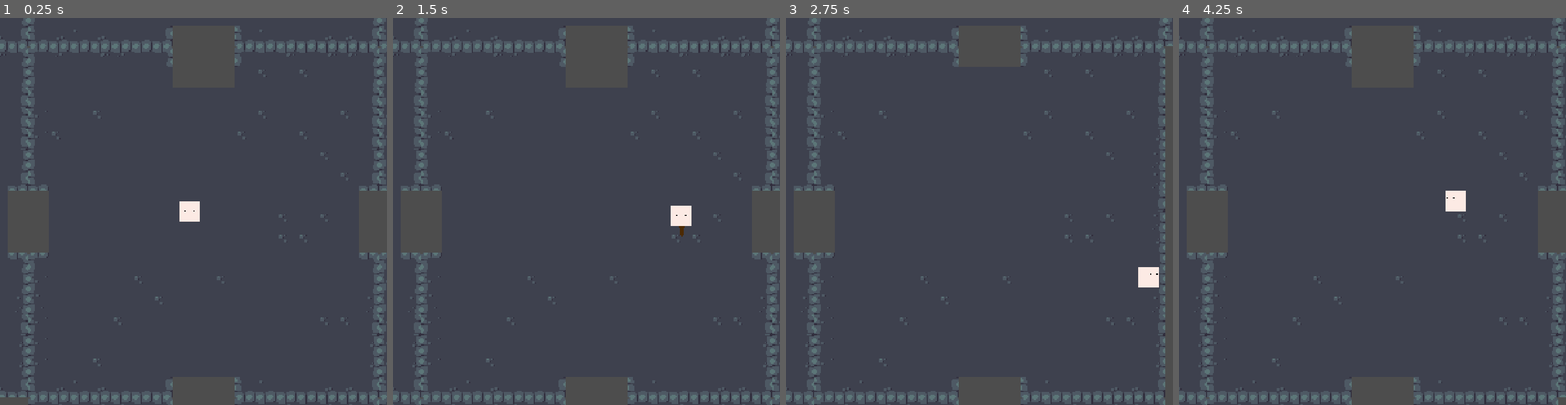
Above: before the commit, frames 1-4 (left to right).
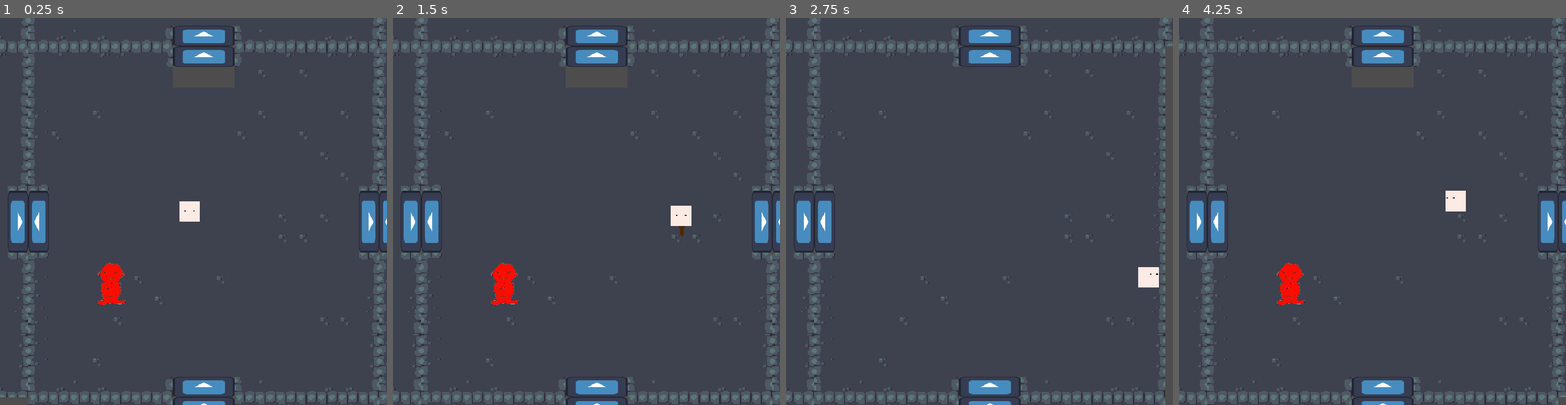
Above: after the commit, the same moments.

Repository: sinkinlimpson/IS-Project_Game-Development
Game: Godot game, scene res://testing_environment.tscn
Two runs of this game, one before a commit and one after it. Both use one fixed random seed, a clock stepped at 60 frames per second and the inputs below. The engine's default icon, where the game draws it, is replaced by a stand-in: a white triangle on a blue panel in a dark square.
Inputs (mouse positions are in pixels of both pictures, inside the frame that each line leads up to):
- Up to frame 1 (0.25 s): no input
- Up to frame 2 (1.5 s): tap Enter (ui_accept) at 0.5, 0.6, 0.77, 1.07 s; move the mouse to (671, 192) at 0.52 s; hold Right (ui_right) 0.53-1.28 s; move the mouse to (509, 230) at 1.27 s; hold Down (ui_down) from 1.28 s (still down); tap K (attack) at 1.35 s
- Up to frame 3 (2.75 s): tap Enter (ui_accept) at 1.52, 1.55, 1.82, 2.3 s; move the mouse to (1018, 126) at 2.02 s; release Down (ui_down) at 2.03 s; hold Right (ui_right) from 2.03 s (still down); tap L (dodgeRoll) at 2.1 s
- Up to frame 4 (4.25 s): move the mouse to (1353, 288) at 2.77 s; release Right (ui_right) at 2.78 s; hold Up (ui_up) 2.78-3.53 s; click (1353, 288) at 2.85 s; tap Enter (ui_accept) at 3.02, 3.05, 3.32, 3.6, 3.77, 4.07 s; move the mouse to (1488, 269) at 3.52 s; hold Left (ui_left) from 3.53 s (still down)

The runs differ from the first frame. In frame 1, 3.8% of the frame differs, in the area x 2-100%, y 2-100%; in frame 2, 3.8%; in frame 3, 2.6%; in frame 4, 3.8%.

Commit message:
Created door logic and began creating door + enemy spawning systems

Diff:
--- /dev/null
+++ b/door.tscn
@@ -0,0 +1,16 @@
+[gd_scene format=3 uid="uid://4hqdp20im6nx"]
+
+[ext_resource type="Texture2D" uid="uid://b7ntv15js6ebj" path="res://icon.svg" id="1_ba8gm"]
+
+[sub_resource type="RectangleShape2D" id="RectangleShape2D_ehluv"]
+size = Vector2(48, 16)
+
+[node name="Door" type="StaticBody2D" unique_id=1129959908 groups=["wall"]]
+
+[node name="Sprite2D" type="Sprite2D" parent="." unique_id=414282780]
+scale = Vector2(0.375, 0.12499999)
+texture = ExtResource("1_ba8gm")
+
+[node name="CollisionShape2D" type="CollisionShape2D" parent="." unique_id=1643178319]
+shape = SubResource("RectangleShape2D_ehluv")
+disabled = true
--- a/dungeon_generator.gd
+++ b/dungeon_generator.gd
@@ -34,8 +34,6 @@
 
 	if is_instance_valid(camera) and camera.has_method("snapToPlayer"):
 		camera.snapToPlayer()
-
-	printDungeonLayout()
 
 func _ready():
 	for x in range(1, 16):
--- /dev/null
+++ b/enemy_spawner.gd
@@ -0,0 +1,11 @@
+extends Area2D
+
+@export var enemy: PackedScene
+
+func _ready():
+	pass
+
+func spawnEnemies():
+	var enemyInstance = enemy.instantiate()
+	enemyInstance.position = position
+	get_parent().add_child(enemyInstance)
--- /dev/null
+++ b/enemy_spawner.tscn
@@ -0,0 +1,13 @@
+[gd_scene format=3 uid="uid://cc7e7ydetwqlo"]
+
+[ext_resource type="Script" uid="uid://bifhtnhvxsqx1" path="res://enemy_spawner.gd" id="1_00s5r"]
+[ext_resource type="PackedScene" uid="uid://c5phsoaq3oxtf" path="res://enemy.tscn" id="2_63vqd"]
+
+[sub_resource type="CircleShape2D" id="CircleShape2D_ehluv"]
+
+[node name="EnemySpawner" type="Area2D" unique_id=1531457240]
+script = ExtResource("1_00s5r")
+enemy = ExtResource("2_63vqd")
+
+[node name="CollisionShape2D" type="CollisionShape2D" parent="." unique_id=177255227]
+shape = SubResource("CircleShape2D_ehluv")
--- a/rooms/boss_1.tscn
+++ b/rooms/boss_1.tscn
@@ -8,7 +8,7 @@
 script = ExtResource("1_lskdk")
 hasSouth = true
 
-[node name="TileMapLayer" type="TileMapLayer" parent="." unique_id=1310045984]
+[node name="TileMapLayer" type="TileMapLayer" parent="." unique_id=1310045984 groups=["wall"]]
 texture_filter = 1
 tile_map_data = PackedByteArray("AAAIAAgAAAAGAAYAAAAIAAcAAAAGAAUAAAAIAAYAAAAGAAUAAAAIAAUAAAAEABEAAAAIAAQAAAAGAAQAAAAIAA …(4496 unchanged characters)…
 tile_set = ExtResource("2_jc3ml")
--- a/rooms/boss_2.tscn
+++ b/rooms/boss_2.tscn
@@ -8,7 +8,7 @@
 script = ExtResource("1_sn3hj")
 hasNorth = true
 
-[node name="TileMapLayer" type="TileMapLayer" parent="." unique_id=1310045984]
+[node name="TileMapLayer" type="TileMapLayer" parent="." unique_id=1310045984 groups=["wall"]]
 texture_filter = 1
 tile_map_data = PackedByteArray("AAAIAAgAAAAGAAYAAAAIAAcAAAAGAAUAAAAIAAYAAAAGAAUAAAAIAAUAAAAEABEAAAAIAAQAAAAGAAQAAAAIAA …(4496 unchanged characters)…
 tile_set = ExtResource("2_o6tca")
--- a/rooms/boss_3.tscn
+++ b/rooms/boss_3.tscn
@@ -8,7 +8,7 @@
 script = ExtResource("1_c366p")
 hasWest = true
 
-[node name="TileMapLayer" type="TileMapLayer" parent="." unique_id=1310045984]
+[node name="TileMapLayer" type="TileMapLayer" parent="." unique_id=1310045984 groups=["wall"]]
 texture_filter = 1
 tile_map_data = PackedByteArray("AAAIAAgAAAAGAAYAAAAIAAcAAAAGAAUAAAAIAAYAAAAGAAUAAAAIAAUAAAAEABEAAAAIAAQAAAAGAAQAAAAIAA …(4496 unchanged characters)…
 tile_set = ExtResource("2_vyway")
--- a/rooms/boss_4.tscn
+++ b/rooms/boss_4.tscn
@@ -8,7 +8,7 @@
 script = ExtResource("1_6eefh")
 hasEast = true
 
-[node name="TileMapLayer" type="TileMapLayer" parent="." unique_id=1310045984]
+[node name="TileMapLayer" type="TileMapLayer" parent="." unique_id=1310045984 groups=["wall"]]
 texture_filter = 1
 tile_map_data = PackedByteArray("AAAIAAgAAAAGAAYAAAAIAAcAAAAGAAUAAAAIAAYAAAAGAAUAAAAIAAUAAAAEABEAAAAIAAQAAAAGAAQAAAAIAA …(4496 unchanged characters)…
 tile_set = ExtResource("2_eobie")
--- a/rooms/room.gd
+++ b/rooms/room.gd
@@ -5,11 +5,64 @@
 @export var hasEast: bool = false
 @export var hasWest: bool = false
 
-# Called when the node enters the scene tree for the first time.
-func _ready():
-	pass # Replace with function body.
+@export var door: PackedScene = preload("res://door.tscn")
+@export var debug_visuals: bool = true
+
+@export var hasEnemies: bool = false
+@export var enemyCount: int = 0
 
 
-# Called every frame. 'delta' is the elapsed time since the previous frame.
-func _process(delta):
-	pass
+var doorCoordinates = {
+	"north": Vector2(8, -120),
+	"south": Vector2(8, 136),
+	"east": Vector2(136, 8),
+	"west": Vector2(-120, 8)
+}
+
+func _ready():
+	print("[Room Debug] Initializing room: ", name)
+	print("  -> Flags | N:", hasNorth, " S:", hasSouth, " E:", hasEast, " W:", hasWest)
+
+	for child in get_children():
+		if child.scene_file_path == "res://enemy_spawner.tscn":
+			hasEnemies = true
+			enemyCount += 1
+
+	if not door:
+		push_error("[Room Debug] ERROR: door.tscn scene is NULL or failed to load!")
+		return
+
+	if hasNorth:
+		spawnDoor("north", doorCoordinates["north"], 0.0)
+	if hasSouth:
+		spawnDoor("south", doorCoordinates["south"], 0.0)
+	if hasEast:
+		spawnDoor("east", doorCoordinates["east"], PI/2)
+	if hasWest:
+		spawnDoor("west", doorCoordinates["west"], -PI/2)
+
+	spawnEnemies()
+
+func spawnEnemies():
+	if hasEnemies:
+		for child in get_children():
+			if child.scene_file_path == "res://enemy_spawner.tscn":
+				child.spawnEnemies()
+	else:
+		print("[Room Debug] No enemies to spawn in this room.")
+
+func spawnDoor(dir_name: String, pos: Vector2, rot: float):
+	var doorInstance = door.instantiate()
+	doorInstance.position = pos
+	doorInstance.rotation = rot
+	add_child(doorInstance)
+	print("  -> Spawned ", dir_name, " door at local pos: ", pos, " (Global: ", doorInstance.global_position, ")")
+
+	if debug_visuals:
+		create_debug_marker(pos)
+
+func create_debug_marker(pos: Vector2):
+	var marker = ColorRect.new()
+	marker.color = Color.RED
+	marker.size = Vector2(8, 8)
+	marker.position = pos - Vector2(4, 4)
--- a/rooms/room_1.tscn
+++ b/rooms/room_1.tscn
@@ -2,6 +2,7 @@
 
 [ext_resource type="TileSet" uid="uid://b7x23mj4xaec3" path="res://dungeon.tres" id="1_2otyv"]
 [ext_resource type="Script" uid="uid://dhtm3onggmbrn" path="res://rooms/room.gd" id="1_j6sld"]
+[ext_resource type="PackedScene" uid="uid://cc7e7ydetwqlo" path="res://enemy_spawner.tscn" id="3_31r0r"]
 
 [node name="room_1" type="Node2D" unique_id=686691244]
 script = ExtResource("1_j6sld")
@@ -10,7 +11,10 @@
 hasEast = true
 hasWest = true
 
-[node name="TileMapLayer" type="TileMapLayer" parent="." unique_id=1310045984]
+[node name="TileMapLayer" type="TileMapLayer" parent="." unique_id=1310045984 groups=["wall"]]
 texture_filter = 1
 tile_map_data = PackedByteArray("AAAIAAgAAAAGAAYAAAAIAAcAAAAGAAUAAAAIAAYAAAAGAAUAAAAIAAUAAAAEABEAAAAIAAQAAAAGAAQAAAAIAA …(4304 unchanged characters)…
 tile_set = ExtResource("1_2otyv")
+
+[node name="EnemySpawner" parent="." unique_id=1531457240 instance=ExtResource("3_31r0r")]
+position = Vector2(-64, 56)
--- a/rooms/room_10.tscn
+++ b/rooms/room_10.tscn
@@ -7,7 +7,7 @@
 script = ExtResource("1_5k225")
 hasWest = true
 
-[node name="TileMapLayer" type="TileMapLayer" parent="." unique_id=1310045984]
+[node name="TileMapLayer" type="TileMapLayer" parent="." unique_id=1310045984 groups=["wall"]]
 texture_filter = 1
 tile_map_data = PackedByteArray("AAAIAAgAAAAGAAYAAAAIAAcAAAAGAAUAAAAIAAYAAAAGAAUAAAAIAAUAAAAEABEAAAAIAAQAAAAGAAQAAAAIAA …(4496 unchanged characters)…
 tile_set = ExtResource("2_diolu")
--- a/rooms/room_11.tscn
+++ b/rooms/room_11.tscn
@@ -7,7 +7,7 @@
 script = ExtResource("1_c8i1i")
 hasEast = true
 
-[node name="TileMapLayer" type="TileMapLayer" parent="." unique_id=1310045984]
+[node name="TileMapLayer" type="TileMapLayer" parent="." unique_id=1310045984 groups=["wall"]]
 texture_filter = 1
 tile_map_data = PackedByteArray("AAAIAAgAAAAGAAYAAAAIAAcAAAAGAAUAAAAIAAYAAAAGAAUAAAAIAAUAAAAEABEAAAAIAAQAAAAGAAQAAAAIAA …(4496 unchanged characters)…
 tile_set = ExtResource("2_lpn1k")
--- a/rooms/room_12.tscn
+++ b/rooms/room_12.tscn
@@ -8,7 +8,7 @@
 hasSouth = true
 hasWest = true
 
-[node name="TileMapLayer" type="TileMapLayer" parent="." unique_id=1310045984]
+[node name="TileMapLayer" type="TileMapLayer" parent="." unique_id=1310045984 groups=["wall"]]
 texture_filter = 1
 tile_map_data = PackedByteArray("AAAIAAgAAAAGAAYAAAAIAAcAAAAGAAUAAAAIAAYAAAAGAAUAAAAIAAUAAAAEABEAAAAIAAQAAAAGAAQAAAAIAA …(4448 unchanged characters)…
 tile_set = ExtResource("2_61rpx")
--- a/rooms/room_13.tscn
+++ b/rooms/room_13.tscn
@@ -8,7 +8,7 @@
 hasSouth = true
 hasEast = true
 
-[node name="TileMapLayer" type="TileMapLayer" parent="." unique_id=1310045984]
+[node name="TileMapLayer" type="TileMapLayer" parent="." unique_id=1310045984 groups=["wall"]]
 texture_filter = 1
 tile_map_data = PackedByteArray("AAAIAAgAAAAGAAYAAAAIAAcAAAAGAAUAAAAIAAYAAAAGAAUAAAAIAAUAAAAEABEAAAAIAAQAAAAGAAQAAAAIAA …(4448 unchanged characters)…
 tile_set = ExtResource("2_jdinf")
--- a/rooms/room_14.tscn
+++ b/rooms/room_14.tscn
@@ -9,7 +9,7 @@
 hasSouth = true
 hasEast = true
 
-[node name="TileMapLayer" type="TileMapLayer" parent="." unique_id=1310045984]
+[node name="TileMapLayer" type="TileMapLayer" parent="." unique_id=1310045984 groups=["wall"]]
 texture_filter = 1
 tile_map_data = PackedByteArray("AAAIAAgAAAAGAAYAAAAIAAcAAAAGAAUAAAAIAAYAAAAGAAUAAAAIAAUAAAAEABEAAAAIAAQAAAAGAAQAAAAIAA …(4400 unchanged characters)…
 tile_set = ExtResource("2_6j5du")
--- a/rooms/room_15.tscn
+++ b/rooms/room_15.tscn
@@ -9,7 +9,7 @@
 hasSouth = true
 hasWest = true
 
-[node name="TileMapLayer" type="TileMapLayer" parent="." unique_id=1310045984]
+[node name="TileMapLayer" type="TileMapLayer" parent="." unique_id=1310045984 groups=["wall"]]
 texture_filter = 1
 tile_map_data = PackedByteArray("AAAIAAgAAAAGAAYAAAAIAAcAAAAGAAUAAAAIAAYAAAAGAAUAAAAIAAUAAAAEABEAAAAIAAQAAAAGAAQAAAAIAA …(4400 unchanged characters)…
 tile_set = ExtResource("2_g1kof")
--- a/rooms/room_2.tscn
+++ b/rooms/room_2.tscn
@@ -8,7 +8,7 @@
 hasNorth = true
 hasSouth = true
 
-[node name="TileMapLayer" type="TileMapLayer" parent="." unique_id=1310045984]
+[node name="TileMapLayer" type="TileMapLayer" parent="." unique_id=1310045984 groups=["wall"]]
 texture_filter = 1
 tile_map_data = PackedByteArray("AAAIAAgAAAAGAAYAAAAIAAcAAAAGAAUAAAAIAAYAAAAGAAUAAAAIAAUAAAAEABEAAAAIAAQAAAAGAAQAAAAIAA …(4448 unchanged characters)…
 tile_set = ExtResource("2_bylct")
--- a/rooms/room_3.tscn
+++ b/rooms/room_3.tscn
@@ -8,7 +8,7 @@
 hasEast = true
 hasWest = true
 
-[node name="TileMapLayer" type="TileMapLayer" parent="." unique_id=1310045984]
+[node name="TileMapLayer" type="TileMapLayer" parent="." unique_id=1310045984 groups=["wall"]]
 texture_filter = 1
 tile_map_data = PackedByteArray("AAAIAAgAAAAGAAYAAAAIAAcAAAAGAAUAAAAIAAYAAAAGAAUAAAAIAAUAAAAEABEAAAAIAAQAAAAGAAQAAAAIAA …(4448 unchanged characters)…
 tile_set = ExtResource("2_mi4eo")
--- a/rooms/room_4.tscn
+++ b/rooms/room_4.tscn
@@ -7,7 +7,7 @@
 script = ExtResource("1_ctd8f")
 hasSouth = true
 
-[node name="TileMapLayer" type="TileMapLayer" parent="." unique_id=1310045984]
+[node name="TileMapLayer" type="TileMapLayer" parent="." unique_id=1310045984 groups=["wall"]]
 texture_filter = 1
 tile_map_data = PackedByteArray("AAAIAAgAAAAGAAYAAAAIAAcAAAAGAAUAAAAIAAYAAAAGAAUAAAAIAAUAAAAEABEAAAAIAAQAAAAGAAQAAAAIAA …(4496 unchanged characters)…
 tile_set = ExtResource("2_roktq")
--- a/rooms/room_5.tscn
+++ b/rooms/room_5.tscn
@@ -7,7 +7,7 @@
 script = ExtResource("1_akbkh")
 hasNorth = true
 
-[node name="TileMapLayer" type="TileMapLayer" parent="." unique_id=1310045984]
+[node name="TileMapLayer" type="TileMapLayer" parent="." unique_id=1310045984 groups=["wall"]]
 texture_filter = 1
 tile_map_data = PackedByteArray("AAAIAAgAAAAGAAYAAAAIAAcAAAAGAAUAAAAIAAYAAAAGAAUAAAAIAAUAAAAEABEAAAAIAAQAAAAGAAQAAAAIAA …(4496 unchanged characters)…
 tile_set = ExtResource("2_bcliv")
--- a/rooms/room_6.tscn
+++ b/rooms/room_6.tscn
@@ -9,7 +9,7 @@
 hasEast = true
 hasWest = true
 
-[node name="TileMapLayer" type="TileMapLayer" parent="." unique_id=1310045984]
+[node name="TileMapLayer" type="TileMapLayer" parent="." unique_id=1310045984 groups=["wall"]]
 texture_filter = 1
 tile_map_data = PackedByteArray("AAAIAAgAAAAGAAYAAAAIAAcAAAAGAAUAAAAIAAYAAAAGAAUAAAAIAAUAAAAEABEAAAAIAAQAAAAGAAQAAAAIAA …(4400 unchanged characters)…
 tile_set = ExtResource("2_a2e6d")
--- a/rooms/room_7.tscn
+++ b/rooms/room_7.tscn
@@ -9,7 +9,7 @@
 hasEast = true
 hasWest = true
 
-[node name="TileMapLayer" type="TileMapLayer" parent="." unique_id=1310045984]
+[node name="TileMapLayer" type="TileMapLayer" parent="." unique_id=1310045984 groups=["wall"]]
 texture_filter = 1
 tile_map_data = PackedByteArray("AAAIAAgAAAAGAAYAAAAIAAcAAAAGAAUAAAAIAAYAAAAGAAUAAAAIAAUAAAAEABEAAAAIAAQAAAAGAAQAAAAIAA …(4400 unchanged characters)…
 tile_set = ExtResource("2_s2l3s")
--- a/rooms/room_8.tscn
+++ b/rooms/room_8.tscn
@@ -8,7 +8,7 @@
 hasNorth = true
 hasEast = true
 
-[node name="TileMapLayer" type="TileMapLayer" parent="." unique_id=1310045984]
+[node name="TileMapLayer" type="TileMapLayer" parent="." unique_id=1310045984 groups=["wall"]]
 texture_filter = 1
 tile_map_data = PackedByteArray("AAAIAAgAAAAGAAYAAAAIAAcAAAAGAAUAAAAIAAYAAAAGAAUAAAAIAAUAAAAEABEAAAAIAAQAAAAGAAQAAAAIAA …(4448 unchanged characters)…
 tile_set = ExtResource("2_cx0od")
--- a/rooms/room_9.tscn
+++ b/rooms/room_9.tscn
@@ -8,7 +8,7 @@
 hasNorth = true
 hasWest = true
 
-[node name="TileMapLayer" type="TileMapLayer" parent="." unique_id=1310045984]
+[node name="TileMapLayer" type="TileMapLayer" parent="." unique_id=1310045984 groups=["wall"]]
 texture_filter = 1
 tile_map_data = PackedByteArray("AAAIAAgAAAAGAAYAAAAIAAcAAAAGAAUAAAAIAAYAAAAGAAUAAAAIAAUAAAAEABEAAAAIAAQAAAAGAAQAAAAIAA …(4448 unchanged characters)…
 tile_set = ExtResource("2_raw8r")
Not shown, added: enemy_spawner.gd.uid
